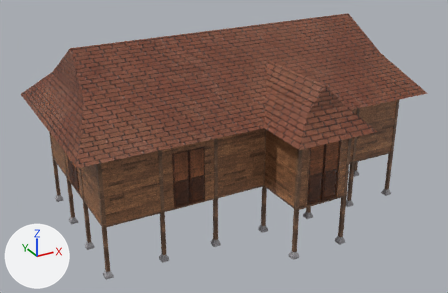
One commit to the FBX model Mak Kau Hantu!/Assets/Yap/House/HouseUnityDemo.fbx: the scene before it, then after it.
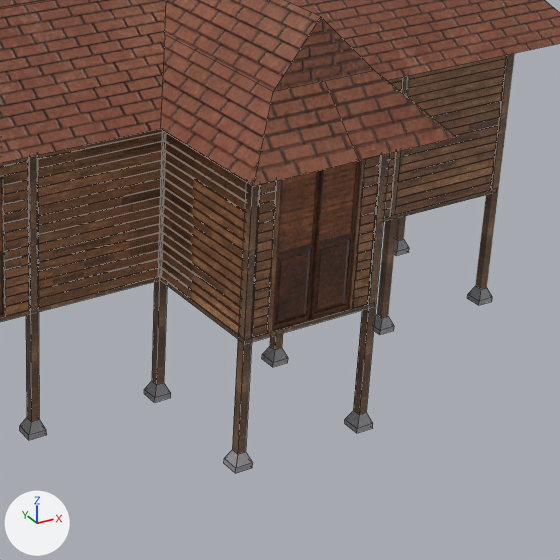
Old and new are each drawn whole from a camera (50 mm lens) standing at (-9.51, -11.81, 9.71) and looking at (-1.4, 2.93, 2.34) and again close up on the part from 45% to 93% of the width and 27% to 100% of the height. Lighting does not change. The marker at lower left points along +X, +Y and +Z. The close-ups show mesh edges as thin lines. Where no turn or scale is listed for an object, it has been applied to the vertices.

Objects in the first close-up: 'Cube.006', 'Door', 'Door Panel', 'Pillar.001', 'Pillar.005', 'Pillar.007', 'Pillar.039', 'panel', 'panel.001', 'panel.002', 'panel.004', 'panel.006'.
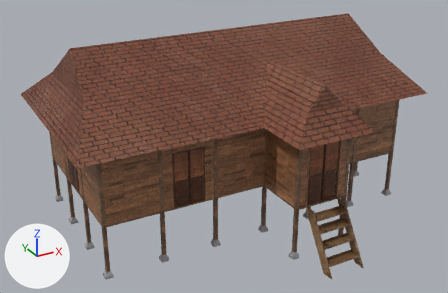
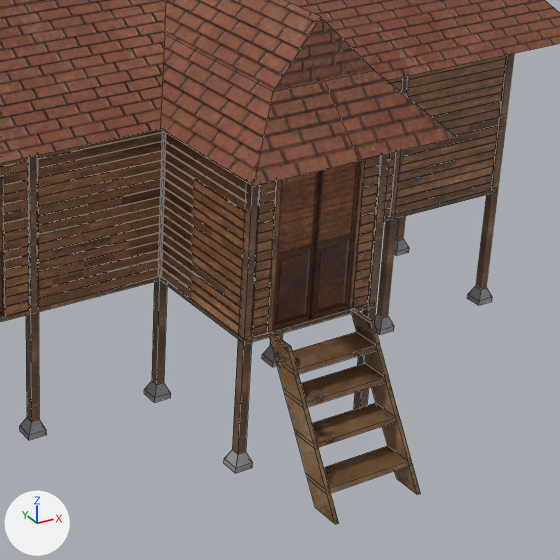
The change, as a diff of the scene's bpy script:
```diff
--- a/Mak Kau Hantu!/Assets/Yap/House/HouseUnityDemo.fbx.py
+++ b/Mak Kau Hantu!/Assets/Yap/House/HouseUnityDemo.fbx.py
@@ img_stairs_stairs_diffuse_png @@
+img_stairs_stairs_diffuse_png = load_image('Stairs_Stairs_Diffuse.png', 'Texture/Stairs_Stairs_Diffuse.png', 1024, 1024, 'sRGB')
@@ img_stairs_stairs_normal_png @@
+img_stairs_stairs_normal_png = load_image('Stairs_Stairs_Normal.png', 'Texture/Stairs_Stairs_Normal.png', 1024, 1024, 'Non-Color')
@@ mat_stairs @@
+mat_stairs = bpy.data.materials.new('Stairs')
+# uses the picture img_stairs_stairs_diffuse_png
+# uses the picture img_stairs_stairs_normal_png
@@ me_cube_008_1 @@
+me_cube_008_1.from_pydata(...)  # 80 vertices, 84 faces; spans x -0.55..0.55, y -1.33..-0.05, z 0.0..1.55
+me_cube_008_1.materials.append(mat_stairs)
@@ ob_cube_001 @@
+ob_cube_001 = bpy.data.objects.new('Cube.001', me_cube_008_1)
+ob_cube_001.location = (0.0, 0.0, 0.0)
```

Location of each change, (x1, y1, x2, y2) in pixels of the close-ups (560 x 560 px):
'Cube.001', added
    after: (268, 309, 421, 524)
